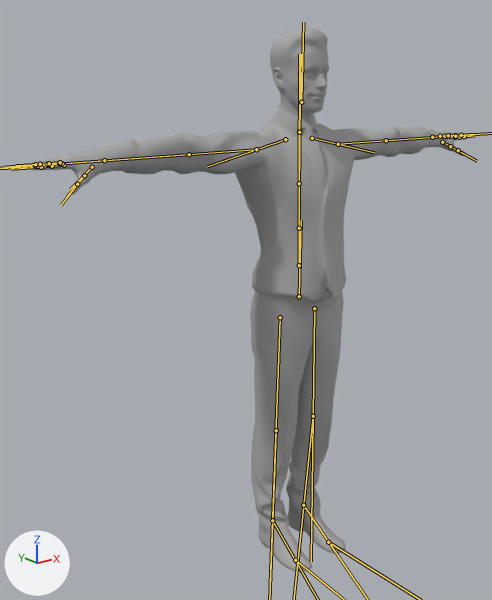
An edit to the FBX model applications/media/whiteMan.fbx, drawn before and after from the same camera.
Camera for both pictures: a 50 mm lens placed at (-1.457, -1.545, 1.57), pointed at (-0.142, 0.099, 0.913). Lighting does not change. The marker at lower left points along +X, +Y and +Z. Both versions are drawn at frame 1 of the action 'Take 001'; the numbers are the values there. The bones that bend it are drawn over the model as lines.

In view in the first picture: 'rp_eric_rigged_001_geo'.
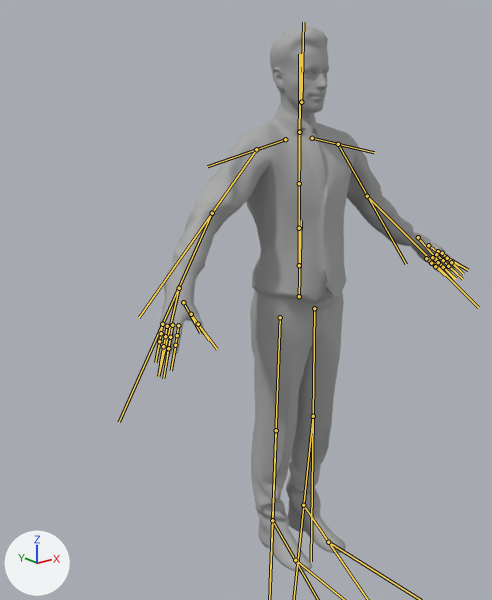
Location of each change, (x1, y1, x2, y2) in pixels of the pictures (492 x 600 px):
'rp_eric_rigged_001_geo', posed (33% narrower): before (21, 27, 469, 572); after (157, 27, 457, 572)
bone 'mixamorig:LeftArm', root to tip: before (338, 144) to (450, 136); after (338, 144) to (406, 264)
bone 'mixamorig:LeftHand', root to tip: before (432, 137) to (466, 135); after (418, 237) to (454, 279)
bone 'mixamorig:RightArm', root to tip: before (256, 149) to (63, 163); after (256, 149) to (139, 317)
bone 'mixamorig:RightHand', root to tip: before (104, 160) to (1, 168); after (179, 288) to (158, 376)

What the commit changed:
Bone 'mixamorig:LeftArm' (bone_mixamorig_leftarm) turns from (-36, 0, -1) to (15, -16, -3) degrees about its own x, y and z.
Bone 'mixamorig:LeftForeArm' (bone_mixamorig_leftforearm) turns from (2, 0, -20) to (2, 0, -2) degrees about its own x, y and z.
Bone 'mixamorig:LeftHand' (bone_mixamorig_lefthand) moves from (0.0, 0.0, 0.0) to (-1.2, -0.5, 0.1).
Bone 'mixamorig:LeftHand' (bone_mixamorig_lefthand) turns from (-6, 8, -7) to (-7, -8, -4) degrees about its own x, y and z.
Bone 'mixamorig:RightArm' (bone_mixamorig_rightarm) turns from (-36, 0, 0) to (9, -1, -3) degrees about its own x, y and z.
Bone 'mixamorig:RightForeArm' (bone_mixamorig_rightforearm) turns from (2, 0, 19) to (2, 0, 3) degrees about its own x, y and z.
Bone 'mixamorig:RightHand' (bone_mixamorig_righthand) turns from (-6, -9, 16) to (2, -10, 3) degrees about its own x, y and z.
